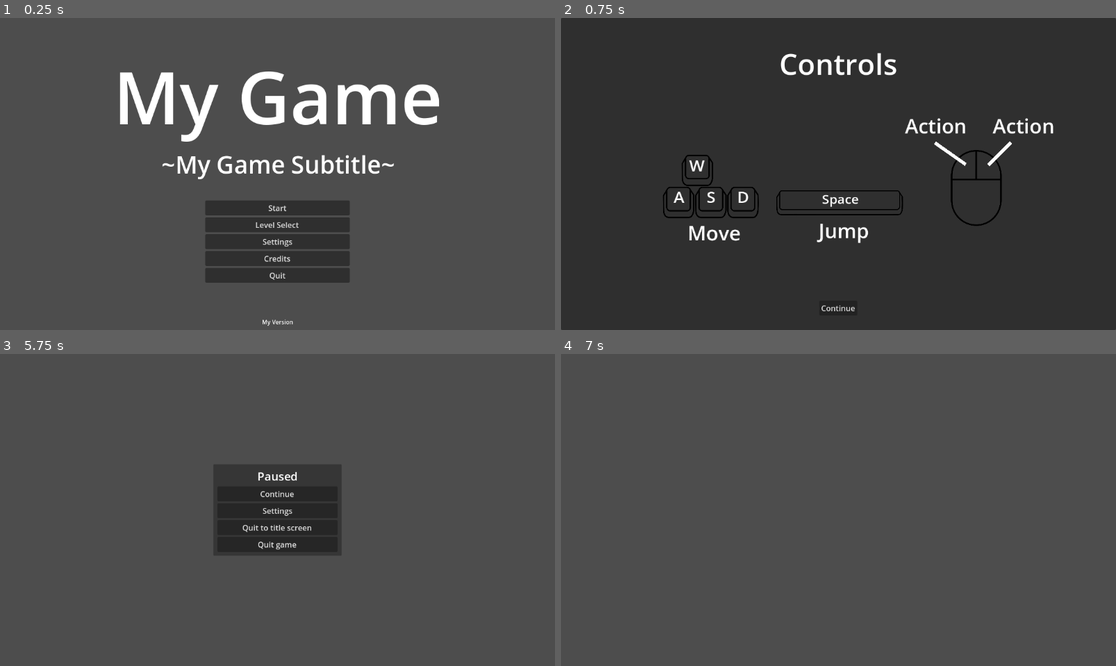
Above: before the commit, frames 1-4 (two rows, left to right).
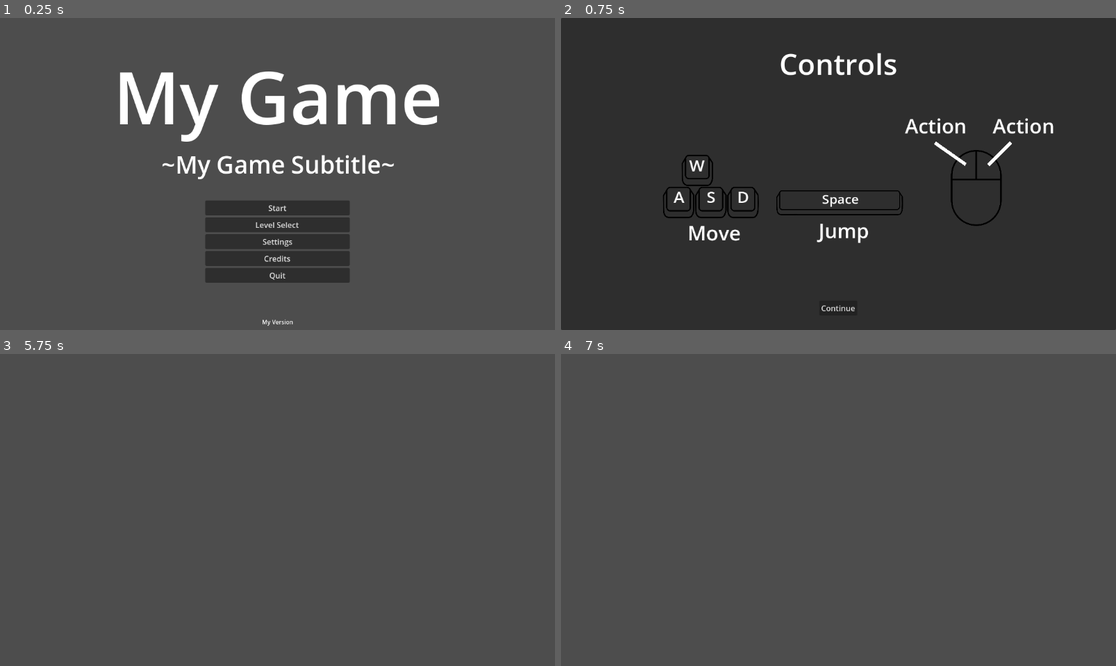
Above: after the commit, the same moments.

Repository: THE-ORONCO/godot-game-template
Game: Godot game, scene res://gamemanager/gamemanager.tscn
Same seed, same stepped clock (60 frames per second), same inputs: the game is played once before the commit and once after it.
Inputs (mouse positions are in pixels of both pictures, inside the frame that each line leads up to):
- Up to frame 1 (0.25 s): no input
- Up to frame 2 (0.75 s): click "Start" at 0.5 s
- Up to frame 3 (5.75 s): click "Continue" at 1.25 s; tap Enter at 2, 3.5, 5 s; move the mouse to (305, 510) at 2.02 s; hold W (move_up) from 2.03 s (still down); tap Space at 2.75, 4.25 s; move the mouse to (249, 510) at 2.77 s; move the mouse to (288, 503) at 3.52 s; move the mouse to (271, 516) at 4.27 s; move the mouse to (316, 513) at 5.02 s; tap Escape (pause) at 5.65 s
- Up to frame 4 (7 s): release W (move_up) at 5.75 s; click (838, 494) at 5.75 s, where only the run before the commit has a clickable "Continue"; tap Space at 6.5 s; move the mouse to (672, 463) at 6.52 s; hold A (move_left) from 6.53 s (still down)

The runs differ from the first frame. In frame 3, 4.3% of the frame differs, in the area x 39-61%, y 37-64%; in frame 4, nothing differs.
Error after the commit: Invalid call. Nonexistent function 'move_to_front' in base 'CanvasLayer'. (res://gamemanager/gamemanager.gd:50)

Commit message:
Move UI Elements into Canvas Leyer

Diff:
--- a/gamemanager/gamemanager.gd
+++ b/gamemanager/gamemanager.gd
@@ -17,7 +17,7 @@
 @export var level_location = "res://levels/level_%s.tscn"
 
 @onready var pause_menu: Control = %PauseMenu
-@onready var menu_layer: Viewport = $SubViewportContainer/MenuLayer
+@onready var menu_layer: CanvasLayer = %MenuLayer
 
 var level = 0
 var completed_levels: Array[bool] = []
@@ -47,7 +47,7 @@
 
 func pause():
 	InputManager.set_is_paused(true)
-	$SubViewportContainer.move_to_front()
+	menu_layer.move_to_front()
 	pause_menu.move_to_front()
 	pause_menu.show()
 	get_tree().paused = true
--- a/gamemanager/gamemanager.tscn
+++ b/gamemanager/gamemanager.tscn
@@ -1,13 +1,10 @@
-[gd_scene load_steps=7 format=3 uid="uid://cgu0vbr50x7di"]
+[gd_scene load_steps=6 format=3 uid="uid://cgu0vbr50x7di"]
 
 [ext_resource type="Script" path="res://gamemanager/gamemanager.gd" id="1_htktm"]
 [ext_resource type="PackedScene" uid="uid://bilai15byqef2" path="res://ui/screens/pause-menu/pause_menu.tscn" id="2_b2lg8"]
 [ext_resource type="Environment" uid="uid://bhb4ckqipjvu3" path="res://other/main_environment.tres" id="2_v1n10"]
-[ext_resource type="PackedScene" uid="uid://cyfvcuxi210mg" path="res://levels/main_level.tscn" id="2_xueuq"]
+[ext_resource type="PackedScene" path="res://levels/main_level.tscn" id="2_xueuq"]
 [ext_resource type="Theme" uid="uid://hheneshfv1b2" path="res://ui/themes/your_theme.tres" id="3_8qpx4"]
-
-[sub_resource type="CanvasItemMaterial" id="CanvasItemMaterial_w0vat"]
-blend_mode = 4
 
 [node name="Gamemanager" type="Node"]
 process_mode = 3
@@ -17,34 +14,24 @@
 [node name="WorldEnvironment" type="WorldEnvironment" parent="."]
 environment = ExtResource("2_v1n10")
 
-[node name="SubViewportContainer" type="SubViewportContainer" parent="."]
-material = SubResource("CanvasItemMaterial_w0vat")
-anchors_preset = 15
-anchor_right = 1.0
-anchor_bottom = 1.0
-grow_horizontal = 2
-grow_vertical = 2
-theme = ExtResource("3_8qpx4")
-stretch = true
+[node name="MenuLayer" type="CanvasLayer" parent="."]
+unique_name_in_owner = true
+layer = 0
+follow_viewport_enabled = true
 
-[node name="MenuLayer" type="SubViewport" parent="SubViewportContainer"]
-disable_3d = true
-transparent_bg = true
-handle_input_locally = false
-size = Vector2i(1152, 648)
-render_target_update_mode = 4
-
-[node name="DebugLabel" type="Label" parent="SubViewportContainer/MenuLayer"]
+[node name="DebugLabel" type="Label" parent="MenuLayer"]
 unique_name_in_owner = true
 visible = false
 offset_left = 23.0
 offset_top = 16.0
 offset_right = 600.0
 offset_bottom = 308.0
+theme = ExtResource("3_8qpx4")
 
-[node name="PauseMenu" parent="SubViewportContainer/MenuLayer" instance=ExtResource("2_b2lg8")]
+[node name="PauseMenu" parent="MenuLayer" instance=ExtResource("2_b2lg8")]
 unique_name_in_owner = true
 visible = false
+theme = ExtResource("3_8qpx4")
 
-[connection signal="exit_game_btn_pressed" from="SubViewportContainer/MenuLayer/PauseMenu" to="." method="_quit_game"]
-[connection signal="exit_to_main_menu_btn_pressed" from="SubViewportContainer/MenuLayer/PauseMenu" to="." method="_return_to_title_screen"]
+[connection signal="exit_game_btn_pressed" from="MenuLayer/PauseMenu" to="." method="_quit_game"]
+[connection signal="exit_to_main_menu_btn_pressed" from="MenuLayer/PauseMenu" to="." method="_return_to_title_screen"]
